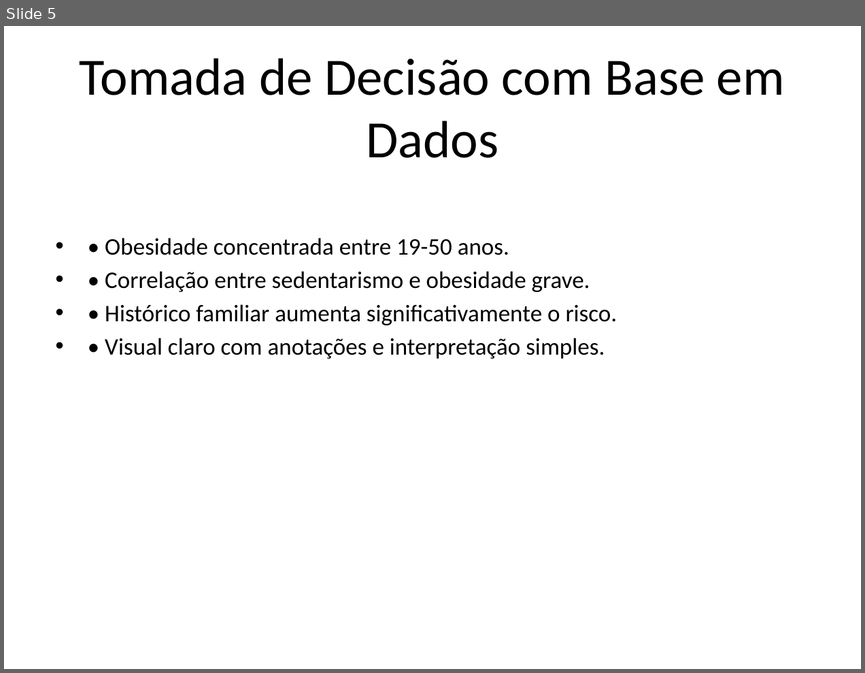
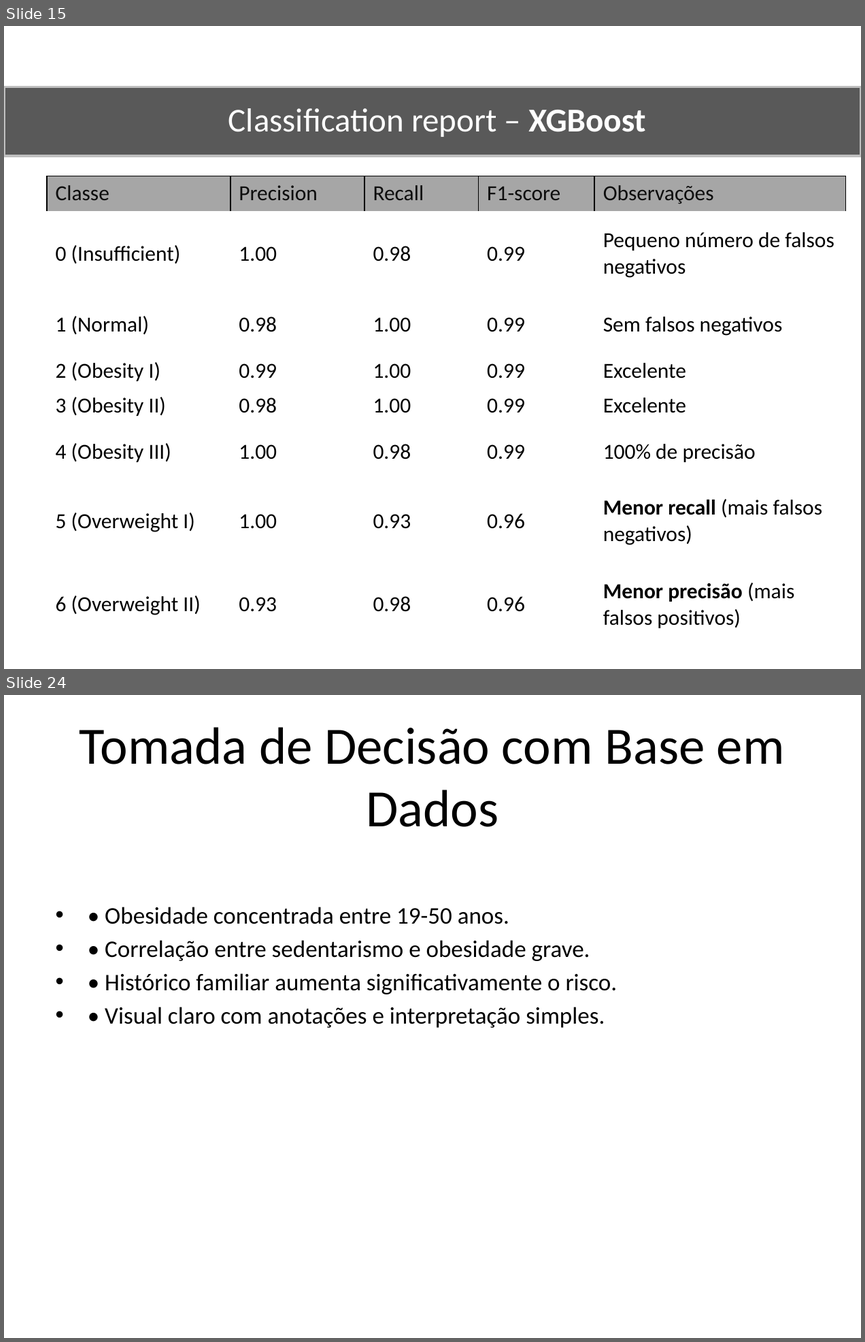
Before and after one commit to Naiderossi/Tech4, a slide deck: Apresentacao_TechChallenge_Obesidade.pptx. Shown one above the other, each under a label of ours: slide 5 before the commit, slides 15 and 24 after it; the slides between them are not shown. The pictures are 865x673 and 865x1342 pixels, drawn with LibreOffice and Linux fonts; fonts in the diff are those of the drawing. Boxes give left, top, right and bottom in pixels: in the first picture for what was removed or moved away, otherwise in the second. Text is boxed around its words. In the diff, an @@ line names an element or a change of style, - is before the commit and + after.

```diff
--- a/Apresentacao_TechChallenge_Obesidade.pptx
+++ b/Apresentacao_TechChallenge_Obesidade.pptx
@@ slide 15 added at (x1=4, y1=26, x2=861, y2=669), background #FFFFFF @@
@@ rectangle added at (x1=4, y1=87, x2=861, y2=157), fill #595959, outline #BFBFBF 2 pt @@
@@ title added at (x1=228, y1=108, x2=645, y2=137), 28 pt, text #FFFFFF @@
+Classification report – XGBoost
@@ table added at (x1=47, y1=176, x2=845, y2=645), 8 rows, 5 columns @@
+Classe | Precision | Recall | F1-score | Observações
+0 (Insufficient) | 1.00 | 0.98 | 0.99 | Pequeno número de falsos negativos
+1 (Normal) | 0.98 | 1.00 | 0.99 | Sem falsos negativos
+2 (Obesity I) | 0.99 | 1.00 | 0.99 | Excelente
+3 (Obesity II) | 0.98 | 1.00 | 0.99 | Excelente
+4 (Obesity III) | 1.00 | 0.98 | 0.99 | 100% de precisão
+5 (Overweight I) | 1.00 | 0.93 | 0.96 | Menor recall (mais falsos negativos)
+6 (Overweight II) | 0.93 | 0.98 | 0.96 | Menor precisão (mais falsos positivos)
@@ what was slide 5 is now slide 24 @@
```
Also in this commit, not shown: 5 slides changed, 18 other slides added.
